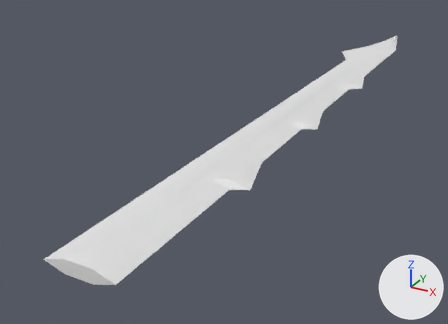
The glTF model godot/assets/waffen/modelle/schwertklinge/t6_2.glb: old version first, new version second.
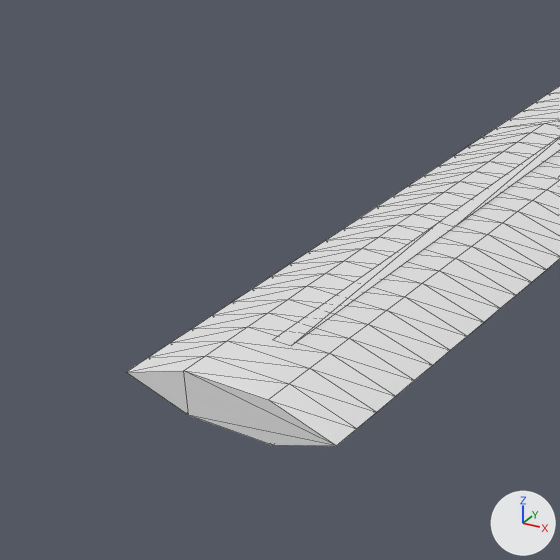
There are two pictures of each version: one whole from a 50 mm lens placed at (0.228, -0.121, 0.209), pointed at (-0.063, 0.406, -0.055), one close up on the part from 0% to 43% of the width and 41% to 100% of the height. Lighting does not change. The marker at lower right points along +X, +Y and +Z. The older version's two pictures come first. The close-ups show mesh edges as thin lines. Vertices at exactly the same position are counted once.

The first close-up shows 'schwertklinge_t6_2'.
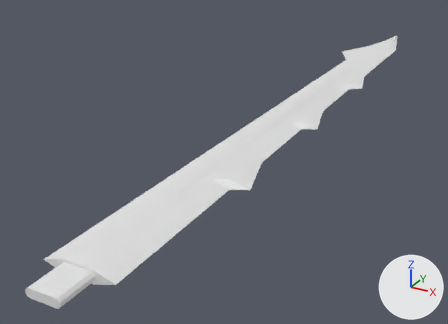
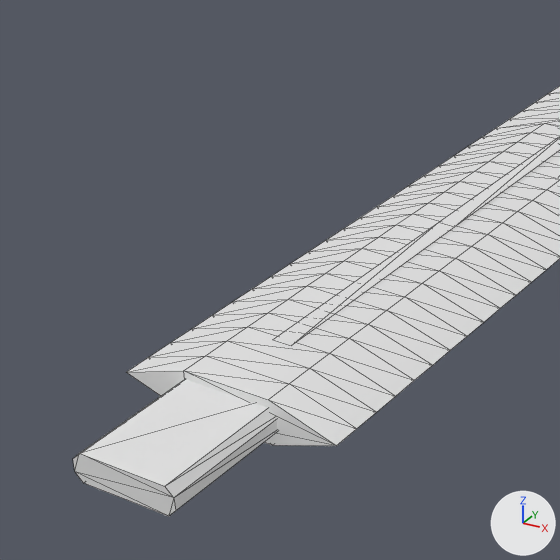
Edits to the scene script, one JSON object a line:
```json
{"op": "add", "block": "mat_beschlag", "code": ["mat_beschlag = principled_material('beschlag')", "mat_beschlag.base_color = (0.8, 0.8, 0.8)  # white #e7e7e7"]}
{"block": "me_schwertklinge_t6_2", "where": "# used by ob_schwertklinge_t6_2; location = (0.0, 0.0, 0.0)"}
{"op": "remove", "block": "me_schwertklinge_t6_2", "code": "me_schwertklinge_t6_2.from_pydata(...)  # 697 vertices, 1350 faces; spans x -0.044..0.041, y 0.112..0.852, z -0.006..0.006"}
{"op": "add", "block": "me_schwertklinge_t6_2", "code": "me_schwertklinge_t6_2.from_pydata(...)  # 713 vertices, 1378 faces; spans x -0.044..0.041, y 0.082..0.852, z -0.006..0.006"}
{"block": "me_schwertklinge_t6_2", "change": "me_schwertklinge_t6_2 part 1: a new loose piece of 16 vertices spanning x -0.013..0.013, y 0.082..0.118, z -0.004..0.003, in mat_beschlag (white #e7e7e7)"}
{"op": "add", "block": "me_schwertklinge_t6_2", "code": "me_schwertklinge_t6_2.materials.append(mat_beschlag)  # white #e7e7e7"}
```

Boxes (x1, y1, x2, y2) around the edits, measured in the close-ups (560 x 560 px):
```json
{"object": "schwertklinge_t6_2", "change": "reshaped", "before": [127, 86, 560, 446], "after": [73, 86, 560, 516]}
{"part": 1, "of": "me_schwertklinge_t6_2", "change": "added", "after": [73, 379, 278, 516]}
```
